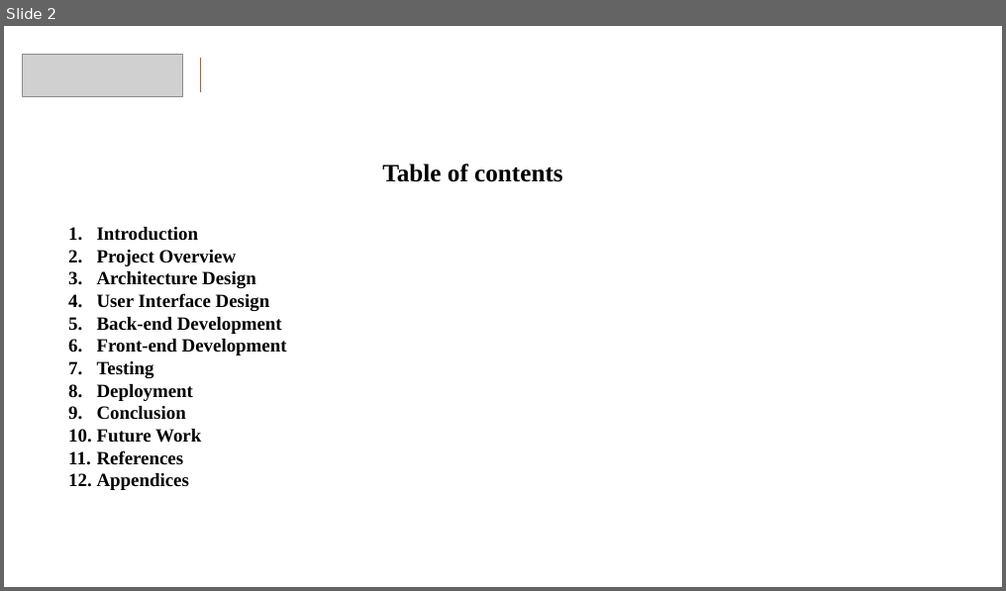
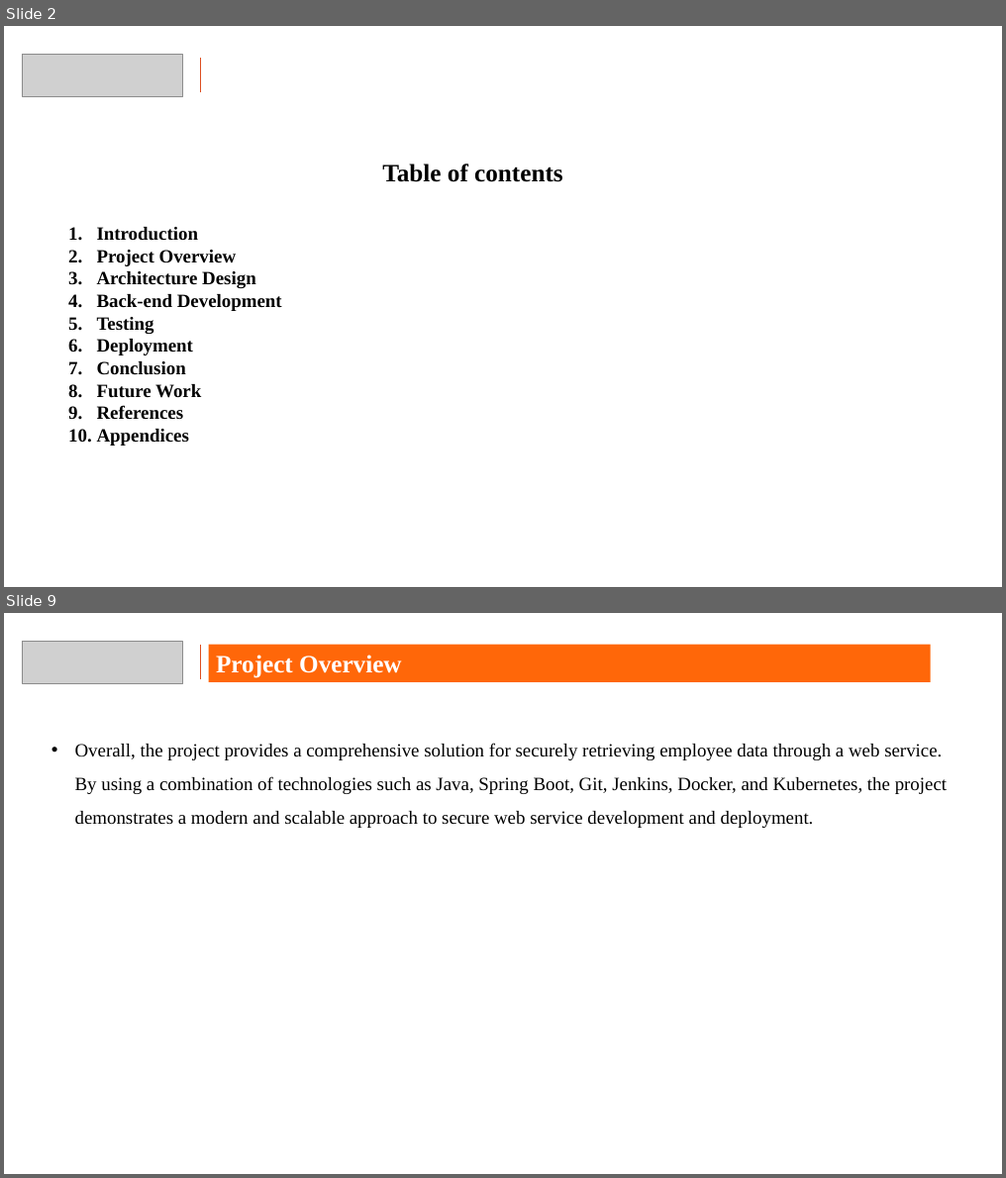
Before and after one commit to bharath210/HDFC_Capstone, a slide deck: Capstone Presentation Format Ver 1.0.pptx. Shown one above the other, each under a label of ours: slide 2 before the commit, slides 2 and 9 after it; the slides between them are not shown. The pictures are 1006x591 and 1006x1178 pixels, drawn with LibreOffice and Linux fonts; fonts in the diff are those of the drawing; grey boxes stand for pictures; background and template pictures are left out. Boxes give left, top, right and bottom in pixels: in the first picture for what was removed or moved away, otherwise in the second. Text is boxed around its words. In the diff, an @@ line names an element or a change of style, - is before the commit and + after.

Commit message:
added screenshots and ppt

```diff
--- a/Capstone Presentation Format Ver 1.0.pptx
+++ b/Capstone Presentation Format Ver 1.0.pptx
@@ slide 9 added at (4,613,1002,1174), background picture (left out) @@
@@ picture added at (22,641,183,683) @@
@@ line added from (201, 645) to (201, 679), #DD4F22 1 pt @@
@@ rectangle added at (208,645,930,682), fill #FF6709, 24 pt, text #FFFFFF, bold @@
+Project Overview
@@ text added at (75,743,946,828), 18 pt, text #000000 @@
+• Overall, the project provides a comprehensive solution for securely retrieving employee data through a web service. By using a combination of technologies such as Java, Spring Boot, Git, Jenkins, Docker, and Kubernetes, the project demonstrates a modern and scalable approach to secure web service development and deployment.
@@ slide 2 changed as well @@
@@ text at (97,293,270,311): paragraph removed @@
-4. User Interface Design
@@ text at (97,339,287,356): paragraph removed @@
-6. Front-end Development
```
Also in this commit, not shown: 7 other slides changed, 21 other slides added, 5 slides removed, 40 other files.
